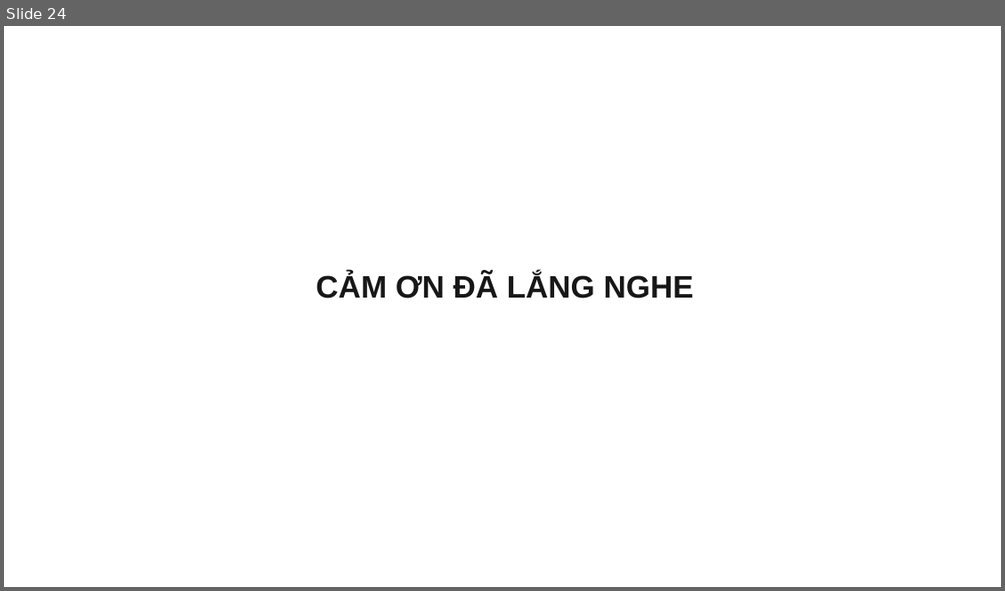
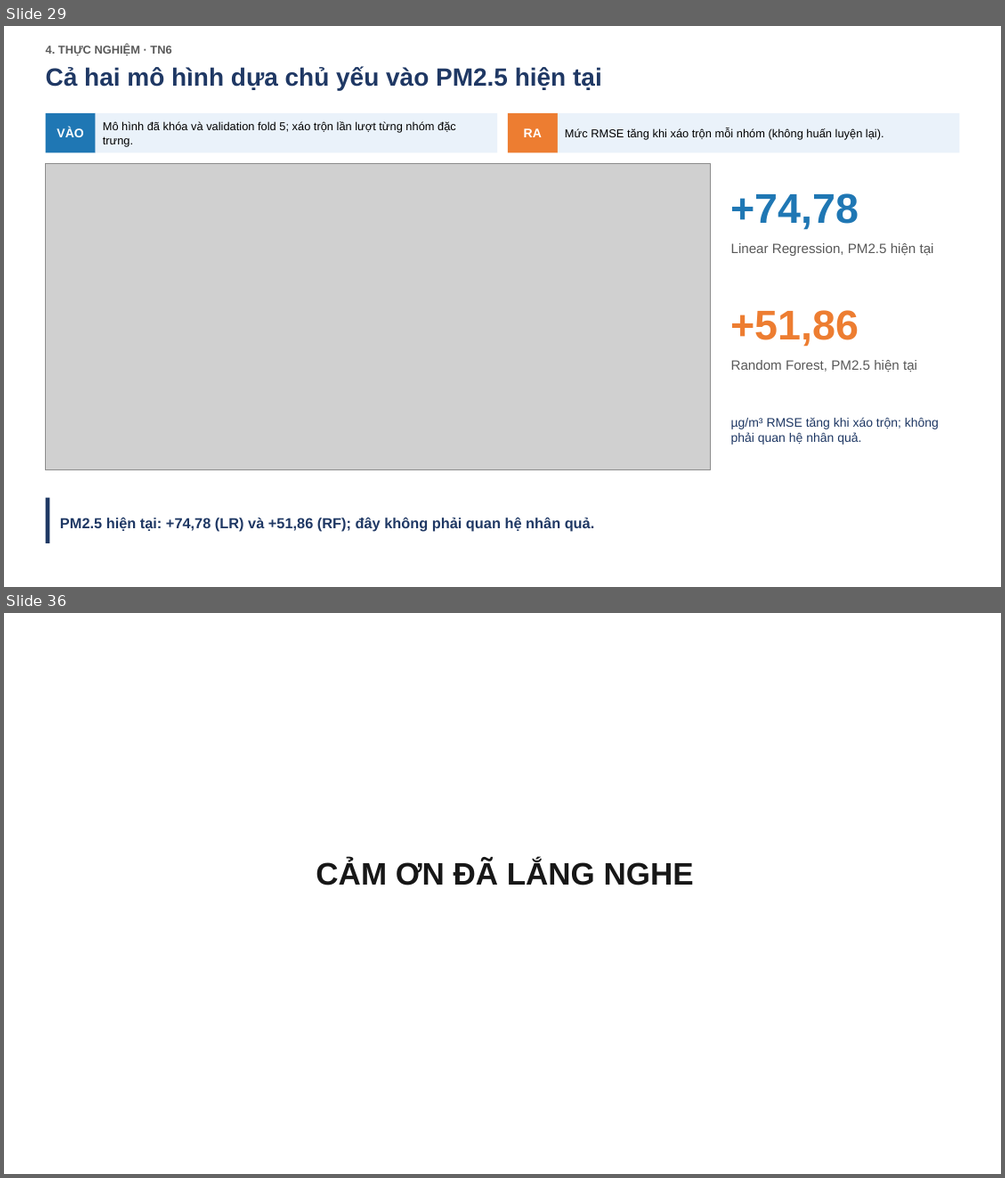
Before and after one commit to bjruly/sgu_finalproject_machinelearning_2026-2027, a slide deck: docs/Nhom10_Slide.pptx. Shown one above the other, each under a label of ours: slide 24 before the commit, slides 29 and 36 after it; the slides between them are not shown. The pictures are 1005x591 and 1005x1178 pixels, drawn with LibreOffice and Linux fonts; fonts in the diff are those of the drawing; grey boxes stand for pictures. Boxes give left, top, right and bottom in pixels: in the first picture for what was removed or moved away, otherwise in the second. Text is boxed around its words. In the diff, an @@ line names an element or a change of style, - is before the commit and + after.

```diff
--- a/docs/Nhom10_Slide.pptx
+++ b/docs/Nhom10_Slide.pptx
@@ slide 29 added at (x1=4, y1=26, x2=1001, y2=587), background #FFFFFF @@
@@ text added at (x1=46, y1=45, x2=171, y2=56), 11 pt, text #595959, bold @@
+4. THỰC NGHIỆM · TN6
@@ text added at (x1=46, y1=66, x2=602, y2=90), 24 pt, text #1F3864, bold @@
+Cả hai mô hình dựa chủ yếu vào PM2.5 hiện tại
@@ rectangle added at (x1=46, y1=113, x2=96, y2=153), fill #1F77B4, 12 pt, text #FFFFFF, bold @@
+VÀO
@@ rectangle added at (x1=96, y1=113, x2=498, y2=153), fill #EAF2FA, 11 pt, text #000000 @@
+Mô hình đã khóa và validation fold 5; xáo trộn lần lượt từng nhóm đặc trưng.
@@ rectangle added at (x1=508, y1=113, x2=558, y2=153), fill #ED7D31, 12 pt, text #FFFFFF, bold @@
+RA
@@ rectangle added at (x1=558, y1=113, x2=960, y2=153), fill #EAF2FA, 11 pt, text #000000 @@
+Mức RMSE tăng khi xáo trộn mỗi nhóm (không huấn luyện lại).
@@ picture added at (x1=46, y1=164, x2=711, y2=470) @@
@@ text added at (x1=731, y1=193, x2=859, y2=230), 40 pt, text #1F77B4, bold @@
++74,78
@@ text added at (x1=731, y1=243, x2=934, y2=256), 13 pt, text #595959 @@
+Linear Regression, PM2.5 hiện tại
@@ text added at (x1=731, y1=310, x2=859, y2=346), 40 pt, text #ED7D31, bold @@
++51,86
@@ text added at (x1=731, y1=360, x2=917, y2=372), 13 pt, text #595959 @@
+Random Forest, PM2.5 hiện tại
@@ text added at (x1=731, y1=417, x2=938, y2=444), 12 pt, text #1F3864 @@
+µg/m³ RMSE tăng khi xáo trộn; không phải quan hệ nhân quả.
@@ rectangle added at (x1=46, y1=498, x2=50, y2=543), fill #1F3864 @@
@@ text added at (x1=60, y1=516, x2=595, y2=531), 14 pt, text #1F3864, bold @@
+PM2.5 hiện tại: +74,78 (LR) và +51,86 (RF); đây không phải quan hệ nhân quả.
@@ what was slide 24 is now slide 36 @@
```
Also in this commit, not shown: 5 slides changed, 29 other slides added, 18 slides removed, 5 other files.
